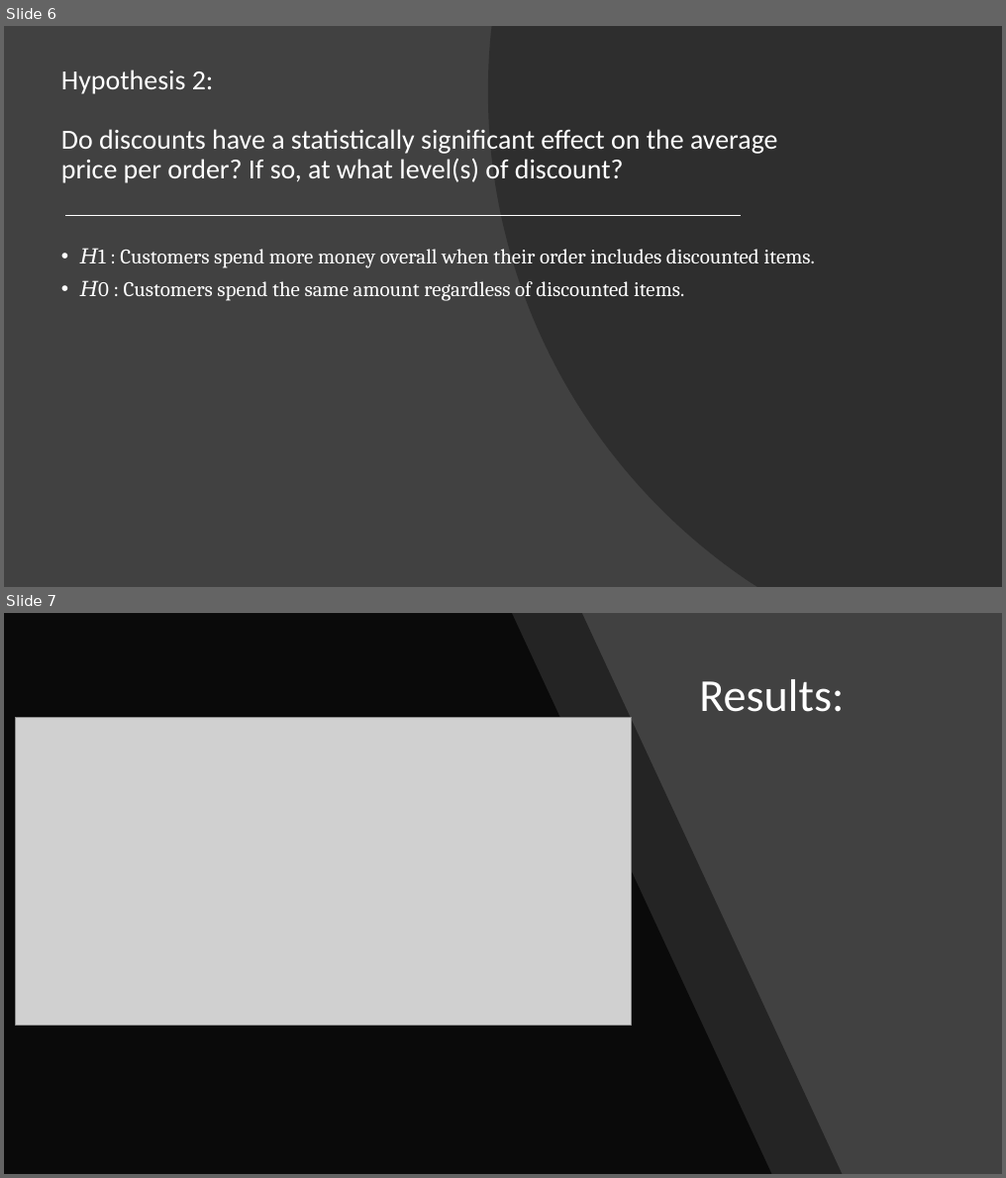
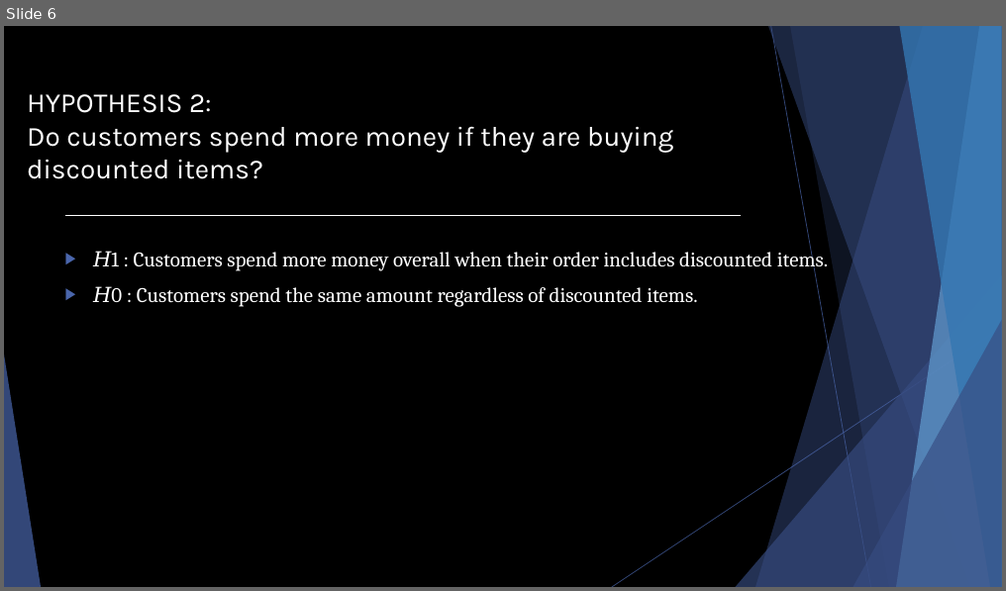
Before and after one commit to jirvingphd/dsc-2-final-project-online-ds-ft-021119, a slide deck: Northwind Sales Analysis + Recommendations.pptx. Shown one above the other, each under a label of ours: slides 6 and 7 before the commit, slide 6 after it. The pictures are 1006x1178 and 1006x591 pixels, drawn with LibreOffice and Linux fonts; fonts in the diff are those of the drawing; grey boxes stand for pictures. Boxes give left, top, right and bottom in pixels: in the first picture for what was removed or moved away, otherwise in the second. Text is boxed around its words. In the diff, an @@ line names an element or a change of style, - is before the commit and + after.

```diff
--- a/Northwind Sales Analysis + Recommendations.pptx
+++ b/Northwind Sales Analysis + Recommendations.pptx
@@ slide 7 removed at (4, 613, 1002, 1174), background #414141 @@
@@ freeform shape removed at (4, 613, 843, 1174) @@
@@ freeform shape removed at (4, 613, 772, 1174) @@
@@ title removed at (699, 679, 844, 712) @@
-Results:
@@ picture removed at (16, 718, 632, 1026) @@
@@ slide 6 changed as well @@
@@ background #414141 to #000000 @@
@@ freeform shape removed at (488, 26, 1002, 587) @@
@@ title at (27, 94, 673, 179): text changed; font Calibri to Karla @@
-Hypothesis 2:
-Do discounts have a statistically significant effect on the average price per order? If so, at what level(s) of discount?
+HYPOTHESIS 2:
+Do customers spend more money if they are buying discounted items?
@@ text "𝐻1 : Customers spend more ..." at (134, 247, 828, 307): bullet • to ▶; line spacing 0.9 to 1 @@
@@ group added at (4, 26, 1002, 587): 5 freeform shapes, 3 triangles, 2 lines @@
```
Also in this commit, not shown: 6 other slides changed, 5 slides added, 5 other slides removed, 54 other files.
